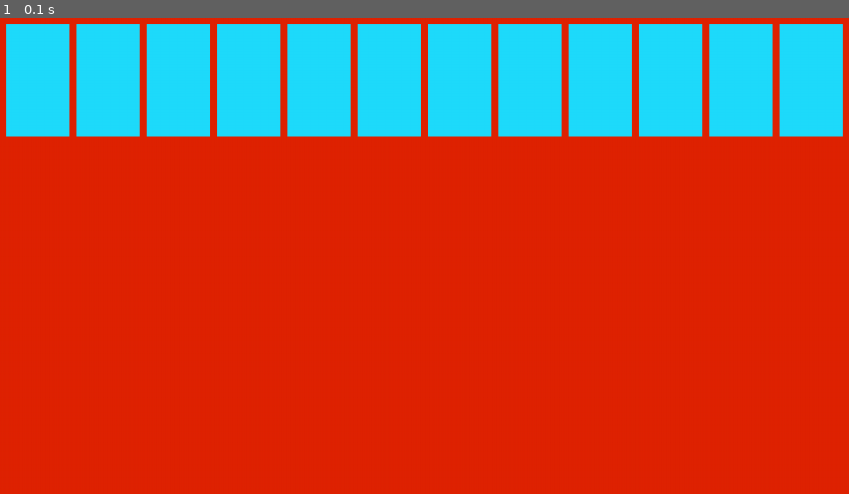
Above: before the commit, frame 1.
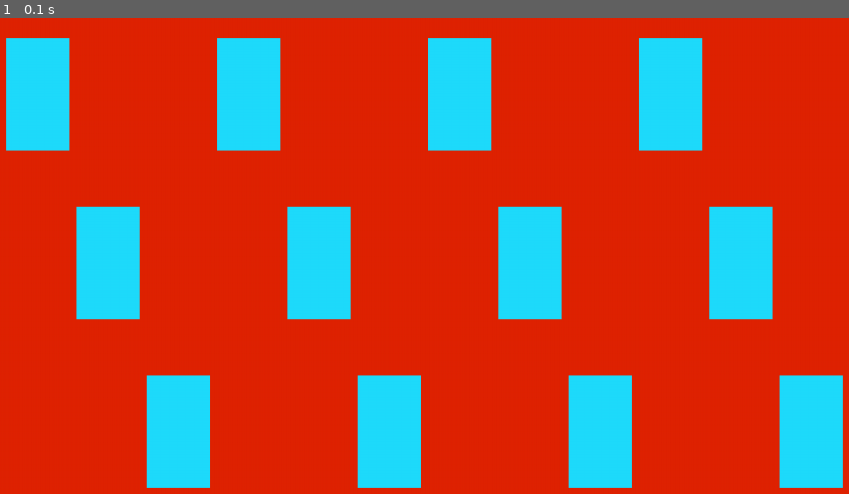
Above: after the commit, the same moment.

Repository: DeezRobotNuts/SET
Game: pygame game, started from SET+kaartclass.py
Same seed, same stepped clock (60 frames per second), same inputs: the game is played once before the commit and once after it.
Inputs:
- Up to frame 1 (0.1 s): no input

The runs differ from the first frame. In frame 1, 31% of the frame differs, in the area x 0-100%, y 1-99%.

Commit message:
Add files via upload

Diff:
--- a/SET+kaartclass.py
+++ b/SET+kaartclass.py
@@ -157,11 +157,11 @@
         return a, b
 
 
-#deze toetsen wil ik graag om de kaarten in te voeren, 12 plekken, 12 kaarten
-from pygame.locals import (K_1, K_2, K_3,
-                           K_q, K_w, K_e,
-                           K_a, K_s, K_d,
-                           K_z, K_x, K_c)
+#deze toetsen wil ik graag om de kaarten in te voeren, paar extra om uit te vinden wat goed voelt
+from pygame.locals import (K_1, K_2, K_3, K_4,
+                           K_q, K_w, K_e, K_r,
+                           K_a, K_s, K_d, K_f,
+                           K_z, K_x, K_c, K_v)
 
 #zo kan de module starten met shit doen
 pygame.init()
@@ -191,25 +191,27 @@
 lekkerspelen = True
 while lekkerspelen:
 
-    #sluit de spel-loop als je het venster sluit
+    #events
     for event in pygame.event.get():
-        if event.type == pygame.QUIT:
+        #hier kan mogelijk toetsenbord input
+        if event.type == pygame.KEYDOWN:
+            if event.key == pygame.K_ESCAPE:
+                lekkerspelen == False
+        #sluit het spel
+        elif event.type == pygame.QUIT:
             lekkerspelen = False
+    #hier kan ook toetsenbord input
+    toetsinvoer = pygame.key.get_pressed()
+
 
     #achtergrond kleur
     #a, b, c = 5, 13, 3 #voor mooi groene kleur, aangezien dit er één is kan het wel hier
     scherm.fill(((rd, gr, bl)))
 
-    kaarthoeken = [Rect(40 + 100*i, 20, 90, 160) for i in range(12)]
-
+    kaarthoeken = [Rect(40 + 100*i, 40 + 240*(i % 3), 90, 160) for i in range(12)]
     for rechthoek in kaarthoeken:
         pygame.draw.rect(scherm, (rd1, gr1, bl1), rechthoek)
 
-    #pygame.key.get_pressed()
-    #invoervak = pygame.Rect()
-    #pygame.key.set_text_input_rect(invoervak)
-
-
     #zonder deze line zie je niets
     pygame.display.flip()
 
